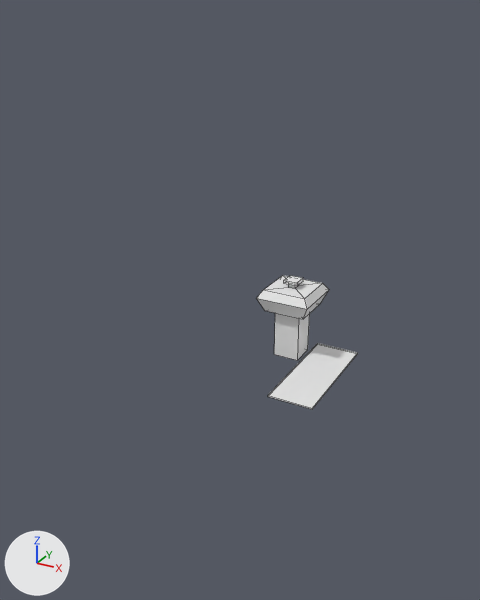
A saved change to the Blender file LogisticsGame/Assets/3DModels/airport.blend.
Before and after are seen from a 50 mm camera at (2.2, -4.93, 3.03) aimed at (-0.37, -0.27, 0.7). Every picture has the same lights, and +X, +Y and +Z are marked at lower left. Mesh edges are drawn as thin lines.
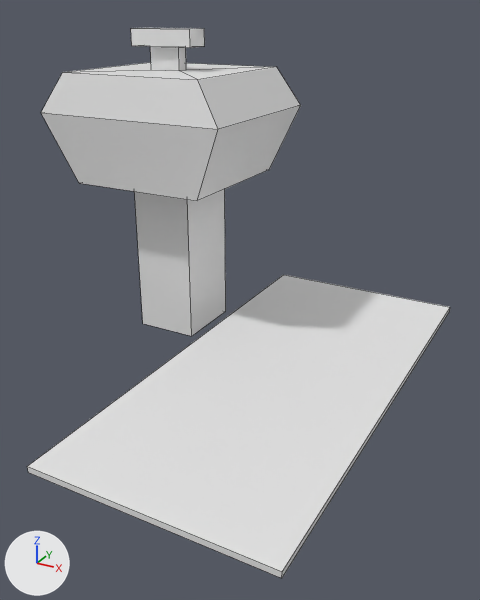
Boxes [x1, y1, x2, y2] around the edits, measured in the pictures (480 x 600 px; the box of a moved part takes in the faces that stretch with it):
'Plane', reshaped, moved, rescaled (312% wider, 308% taller)
    before: [256, 275, 358, 409]
    after: [27, 28, 450, 578]
part 1 of me_plane, moved or reshaped
    before: [268, 343, 358, 409]
    after: [27, 275, 450, 578]
part 2 of me_plane, moved or reshaped
    before: [256, 275, 329, 360]
    after: [41, 28, 301, 336]

Edits to the bpy script that builds the scene:
```text
Change me_plane:
    used by ob_plane; location = (0.26, 0.0, 0.0); scale = (0.206, 0.551, 0.206)
    remove me_plane.from_pydata(...)  # 44 vertices, 40 faces; spans x -3.12..1.0, y -1.0..1.04, z -0.13..3.59
    add me_plane.from_pydata(...)  # 44 vertices, 40 faces; spans x -2.56..1.0, y -2.28..1.96, z -0.13..2.86
    me_plane part 1: the loose piece of 8 vertices spanning x -1.0..1.0, y -1.0..1.0, z 0.0..0.05 is scaled about its middle by (1, 2.12, 1), then moved by (0.0, -0.16, 0.0)
    me_plane part 2: 36 of 44 vertices moved; they spanned x -3.12..-0.63, y 0.11..1.04, z -0.13..3.59 and now span x -2.56..-0.63, y -0.19..1.45, z -0.13..2.86; mean shift (0.27, 0.04, -0.65); largest move (-2.88, 0.95, 3.22) -> (-2.32, 1.36, 2.49)
Change ob_plane:
    ob_plane.scale: (0.206, 0.551, 0.206) -> (1.0, 1.0, 1.0)
    ob_plane.location: (0.26, 0.0, 0.0) -> (0.014, 0.0, 0.0)
```
